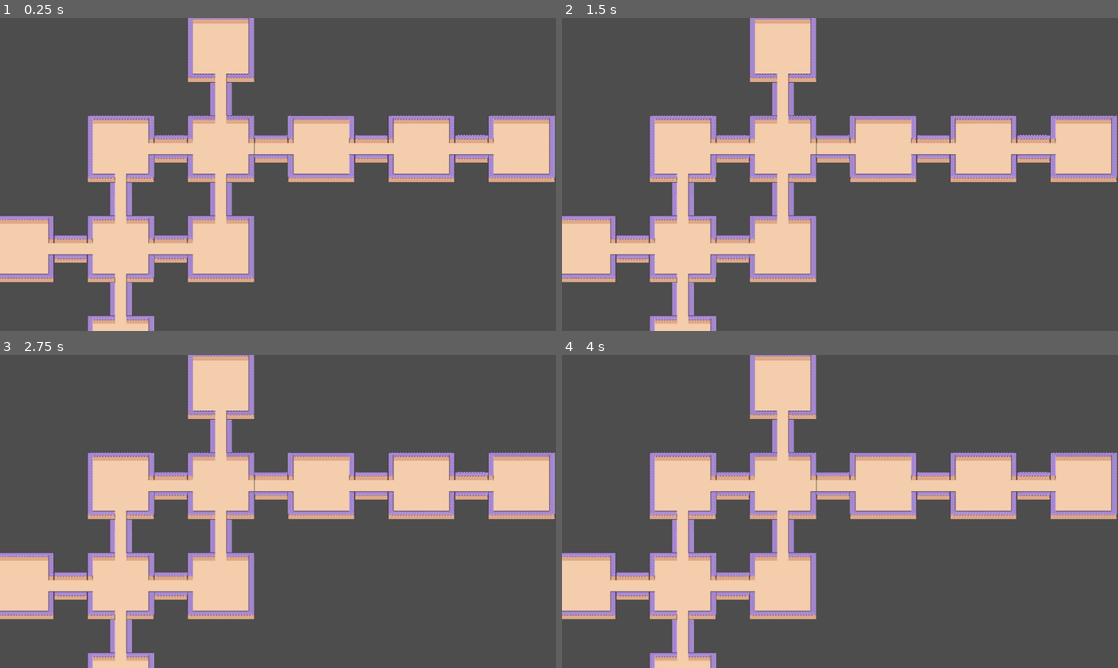
Above: before the commit, frames 1-4 (two rows, left to right).
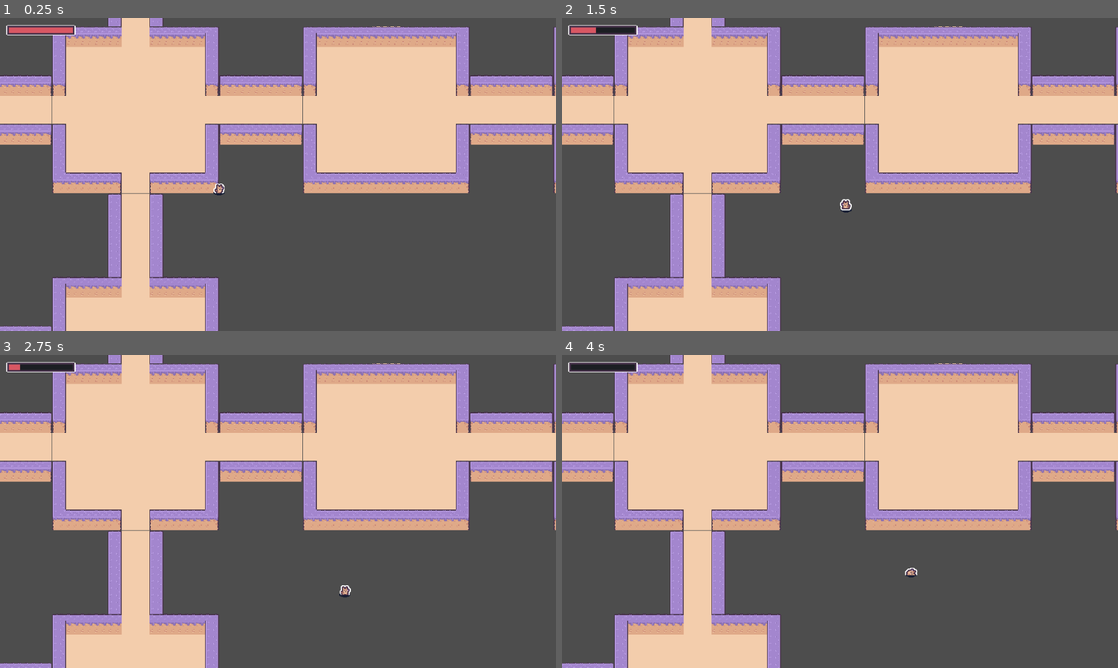
Above: after the commit, the same moments.

Repository: Caio-de-Souza-Marinho/gamejam-42
Game: Godot game, scene res://Scenes/Arena/arena.tscn
Two runs of this game, one before a commit and one after it. Both use one fixed random seed, a clock stepped at 60 frames per second and the inputs below. This scene is started directly instead of the project's main scene.
Inputs:
- Up to frame 1 (0.25 s): no input
- Up to frame 2 (1.5 s): tap Enter (ui_accept) at 0.5, 0.77, 1.25 s; hold D (move_right) 0.53-1.28 s; hold S (move_down) from 1.28 s (still down)
- Up to frame 3 (2.75 s): tap Enter (ui_accept) at 1.52 s; release S (move_down) at 2.03 s; hold D (move_right) from 2.03 s (still down)
- Up to frame 4 (4 s): release D (move_right) at 2.78 s; hold W (move_up) 2.78-3.53 s; tap Enter (ui_accept) at 3.02, 3.5, 3.77 s; hold A (move_left) from 3.53 s (still down)

The runs differ from the first frame. In frame 1, 53% of the frame differs, in the area x 0-100%, y 0-100%; in frame 2, 53%; in frame 3, 53%; in frame 4, 53%.

Commit message:
fix: padding hud

Diff:
--- a/Scenes/Arena/arena.gd
+++ b/Scenes/Arena/arena.gd
@@ -8,6 +8,8 @@
 var grid_cell_size: Vector2i
 
 @export var level_data: LevelData
+@export var player_scene: PackedScene
+var player: Player
 
 # ----------------------------------------------------
 
@@ -22,7 +24,14 @@
 	select_special_rooms()
 	create_rooms()
 	create_corridors()
+	spawn_player()
 	# ------------------------
+
+func spawn_player() -> void:
+	player = player_scene.instantiate()
+	var start_room: LevelRoom = grid[start_room_coord]
+	player.position = start_room.position + Vector2(level_data.room_size) / 2.0
+	add_child(player)
 
 func generate_level_layout() -> void:
 	grid.clear()
--- a/Scenes/Arena/arena.tscn
+++ b/Scenes/Arena/arena.tscn
@@ -2,11 +2,16 @@
 
 [ext_resource type="Script" uid="uid://cln1fh0persax" path="res://Scenes/Arena/arena.gd" id="1_fp5lk"]
 [ext_resource type="Resource" uid="uid://p3gujvnw4bfv" path="res://Data/Level/level_01.tres" id="2_6o3nl"]
+[ext_resource type="PackedScene" uid="uid://bk017gig7dc7p" path="res://Scenes/UI/hud.tscn" id="3_6o3nl"]
+[ext_resource type="PackedScene" uid="uid://dmjkb2av14sfd" path="res://Scenes/Player/player_dog.tscn" id="4_rm3sm"]
 
 [node name="Arena" type="Node2D" unique_id=205556929]
 script = ExtResource("1_fp5lk")
 level_data = ExtResource("2_6o3nl")
+player_scene = ExtResource("4_rm3sm")
 
 [node name="Camera2D" type="Camera2D" parent="." unique_id=2064702034]
 position = Vector2(328, 149)
-zoom = Vector2(0.2, 0.2)
+zoom = Vector2(0.5, 0.5)
+
+[node name="HUD" parent="." unique_id=2009639706 instance=ExtResource("3_6o3nl")]
--- a/Scenes/UI/hud.tscn
+++ b/Scenes/UI/hud.tscn
@@ -11,8 +11,10 @@
 [node name="HealthBar" type="TextureProgressBar" parent="." unique_id=1486418093]
 unique_name_in_owner = true
 custom_minimum_size = Vector2(80, 12)
-offset_right = 80.0
-offset_bottom = 12.0
+offset_left = 7.0
+offset_top = 8.0
+offset_right = 87.0
+offset_bottom = 20.0
 max_value = 1.0
 step = 0.01
 value = 1.0
